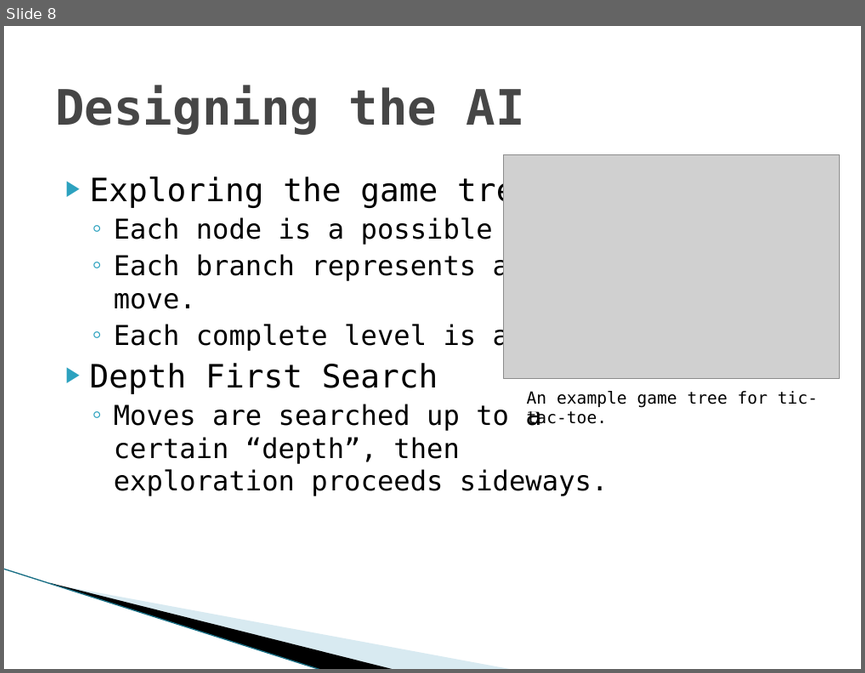
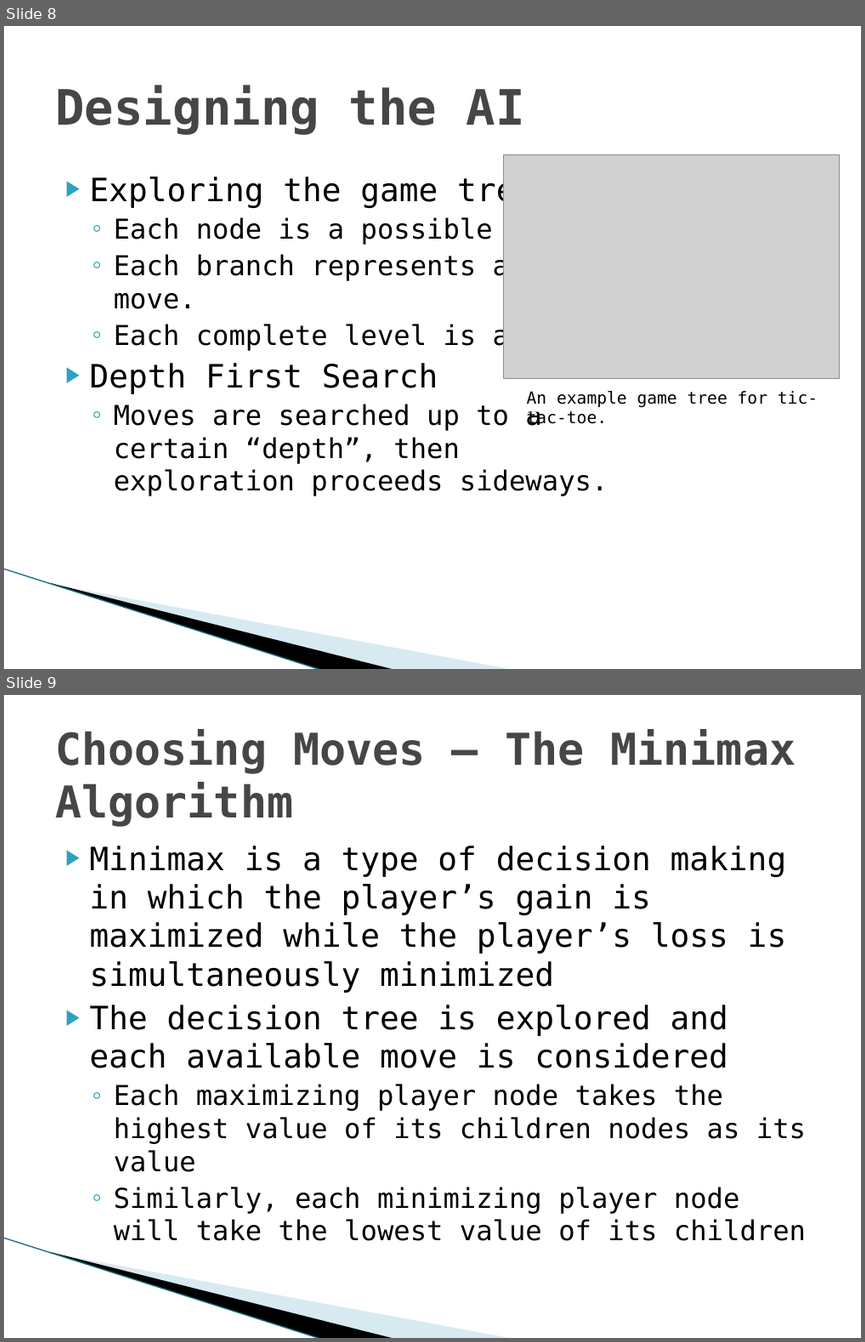
Before and after one commit to TadCordle/Senior-Project, a slide deck: Game Theory and Artificial Intelligence Design.pptx. Shown one above the other, each under a label of ours: slide 8 before the commit, slides 8 and 9 after it. The pictures are 865x673 and 865x1342 pixels, drawn with LibreOffice and Linux fonts; fonts in the diff are those of the drawing; grey boxes stand for pictures; background and template pictures are left out. Boxes give left, top, right and bottom in pixels: in the first picture for what was removed or moved away, otherwise in the second. Text is boxed around its words. In the diff, an @@ line names an element or a change of style, - is before the commit and + after.

```diff
--- a/Game Theory and Artificial Intelligence Design.pptx
+++ b/Game Theory and Artificial Intelligence Design.pptx
@@ slide 9 added at box(4, 695, 861, 1338), background #FFFFFF; not listed: 3 template elements that a slide beside it also shows @@
@@ title added at box(55, 730, 796, 827), 36.9 pt, text #464646, bold @@
+Choosing Moves – The Minimax Algorithm
@@ text added at box(90, 845, 806, 1241), 27 pt, text #000000 @@
+▶ Minimax is a type of decision making in which the player’s gain is maximized while the player’s loss is simultaneously minimized
+▶ The decision tree is explored and each available move is considered
+  ◦ Each maximizing player node takes the highest value of its children nodes as its value
+  ◦ Similarly, each minimizing player node will take the lowest value of its children
```
Also in this commit, not shown: 1 slide changed, 11 other slides added.
